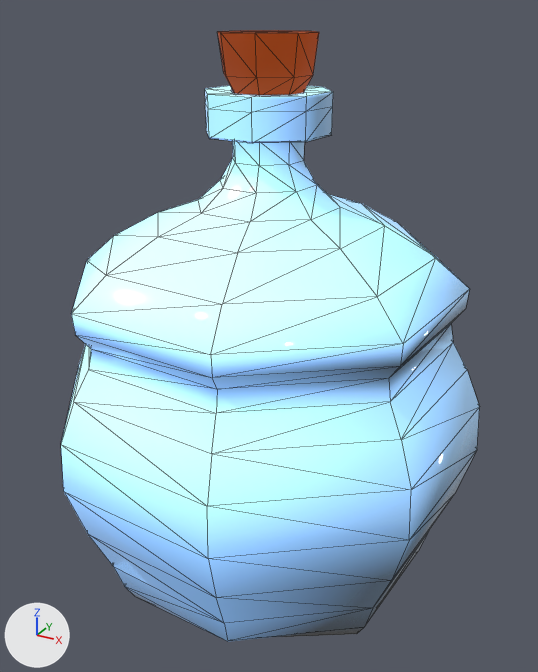
Two versions of the glTF model Assets/Theke/Goldnektar_bottle.glb, one commit apart.
The view is the same before and after, from a 50 mm camera at (0.139, -0.251, 0.143) aimed at (0.001, -0.001, 0.018). The axes (+X, +Y, +Z) are drawn at lower left. The lights are the same throughout. Mesh edges are drawn as thin lines. Where no turn or scale is listed for an object, it has been applied to the vertices. Vertices at the same position are counted once.

Objects in the first picture: 'GoldLP'.
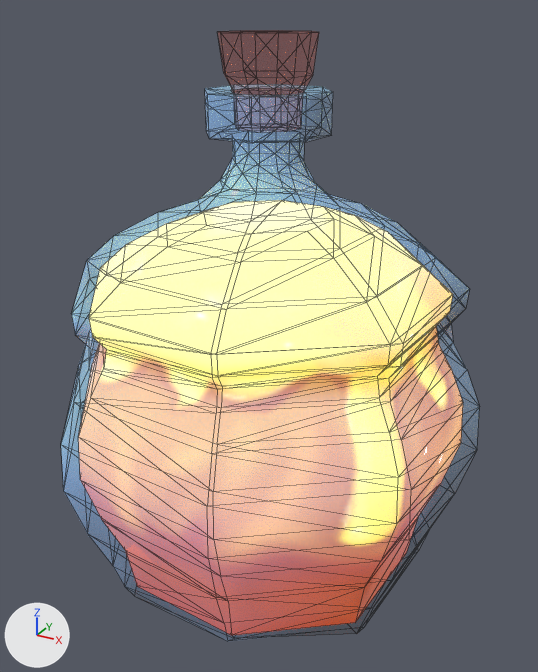
Edits to the bpy script that builds the scene:
```text
Change mat_goldbottle:
    remove # nodes: BsdfPrincipled, Math, NormalMap, OutputMaterial, SeparateColor, TexImage x4
    nodes: BsdfPrincipled, Math x2, NormalMap, OutputMaterial, SeparateColor, TexImage x4
    remove # uses the picture img_goldbottle_basecolor_goldbottle_alpha
Add mat_goldbottleinside:
    mat_goldbottleinside = bpy.data.materials.new('GoldBottleInside')
    # uses the picture img_goldbottle_basecolor
Change me_meshgoldnektar:
    where me_meshgoldnektar.from_pydata(...)  # 317 vertices, 616 faces; spans x -0.086..0.086, y -0.086..0.086, z -0.091..0.136
    used by ob_goldlp; location = (0.0, 0.0, 0.0)
    me_meshgoldnektar part 1: 208 of the faces centred in x -0.077..0.077, y -0.077..0.077, z -0.085..0.069 switch from mat_goldbottle to mat_goldbottleinside
```

Pixel boxes [x1, y1, x2, y2] of what changed, in the pictures (538 x 672 px):
'GoldLP', surface changed, recoloured: [61, 30, 479, 642] in both
part 1 of me_meshgoldnektar, recoloured: after [78, 200, 463, 636]
